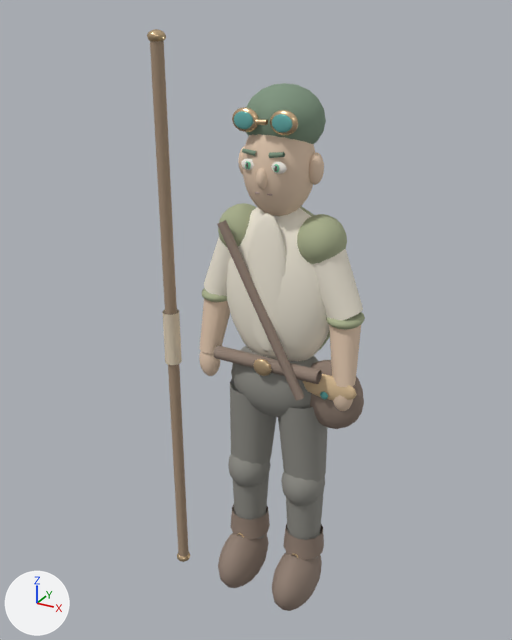
An edit to the glTF model unreal/ArtSource/Characters/Candidates/Ender.glb, drawn before and after from the same camera.
Both versions are drawn from a 50 mm camera at (0.901, -1.788, 1.9) aimed at (-0.081, -0.004, 1.008). Arrows for +X, +Y and +Z are at lower left; the lights stay in place. The older version comes first.

Objects in the first picture: 'Ender_lookdev'.
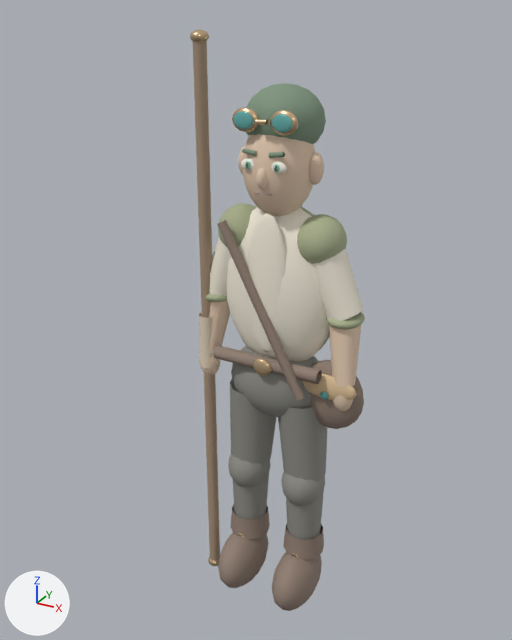
The change, as a diff of the scene's bpy script:
```diff
--- a/unreal/ArtSource/Characters/Candidates/Ender.glb.py
+++ b/unreal/ArtSource/Characters/Candidates/Ender.glb.py
@@ me_ender_lookdev @@
 # used by ob_ender_lookdev; location = (0.0, 0.0, 0.0)
-me_ender_lookdev.from_pydata(...)  # 5106 vertices, 9560 faces; spans x -0.38..0.29, y -0.18..0.13, z -0.01..1.85
+me_ender_lookdev.from_pydata(...)  # 5106 vertices, 9560 faces; spans x -0.27..0.29, y -0.18..0.13, z -0.01..1.85
+# me_ender_lookdev part 1: the loose piece of 24 vertices spanning x -0.37..-0.33, y -0.1..-0.06, z 0.0..1.84 is moved by (0.12, 0.04, 0.0)
+# me_ender_lookdev part 2: the loose piece of 24 vertices spanning x -0.38..-0.32, y -0.11..-0.05, z 0.83..1.01 is moved by (0.12, 0.04, 0.0)
+# me_ender_lookdev part 3: the loose piece of 86 vertices spanning x -0.38..-0.32, y -0.11..-0.05, z -0.01..0.03 is moved by (0.12, 0.04, 0.0)
+# me_ender_lookdev part 4: the loose piece of 86 vertices spanning x -0.38..-0.32, y -0.11..-0.05, z 1.81..1.85 is moved by (0.12, 0.04, 0.0)
 me_ender_lookdev.materials.append(mat_c99972)
```

Location of each change, [x1, y1, x2, y2] in pixels of the pictures (512 x 640 px; the box of a moved part takes in the faces that stretch with it):
'Ender_lookdev', reshaped (20% narrower): before [147, 29, 365, 611]; after [190, 29, 365, 611]
part 1 of me_ender_lookdev, moved or reshaped: before [150, 41, 189, 557]; after [193, 41, 220, 561]
part 2 of me_ender_lookdev, moved or reshaped: before [162, 309, 182, 365]; after [199, 312, 214, 368]
part 3 of me_ender_lookdev, moved or reshaped: before [177, 551, 191, 562]; after [208, 556, 219, 566]
part 4 of me_ender_lookdev, moved or reshaped: before [147, 29, 166, 41]; after [190, 29, 209, 42]
